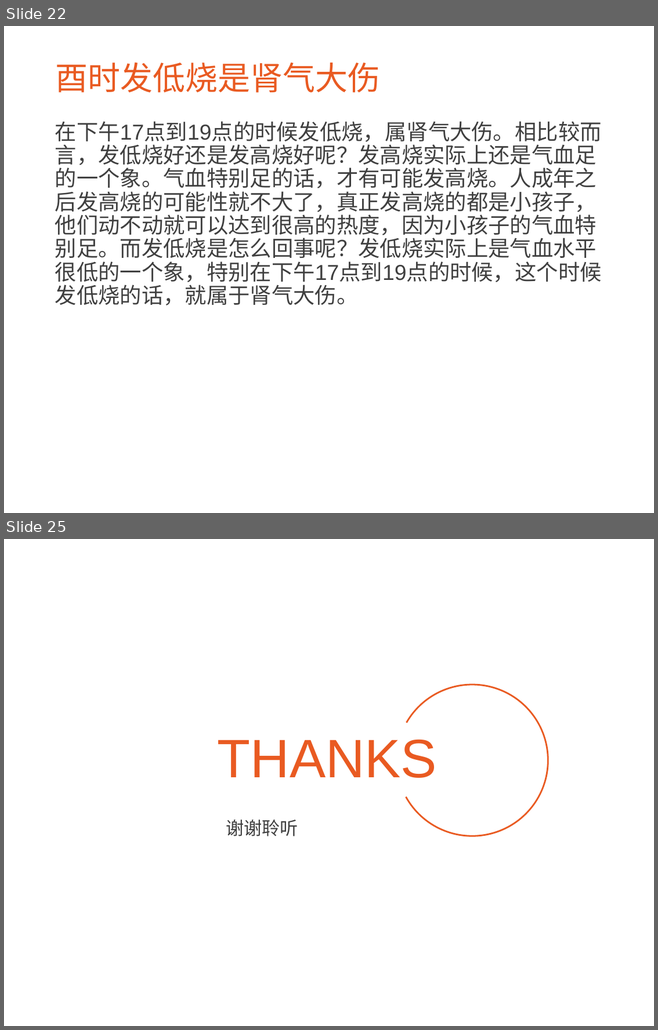
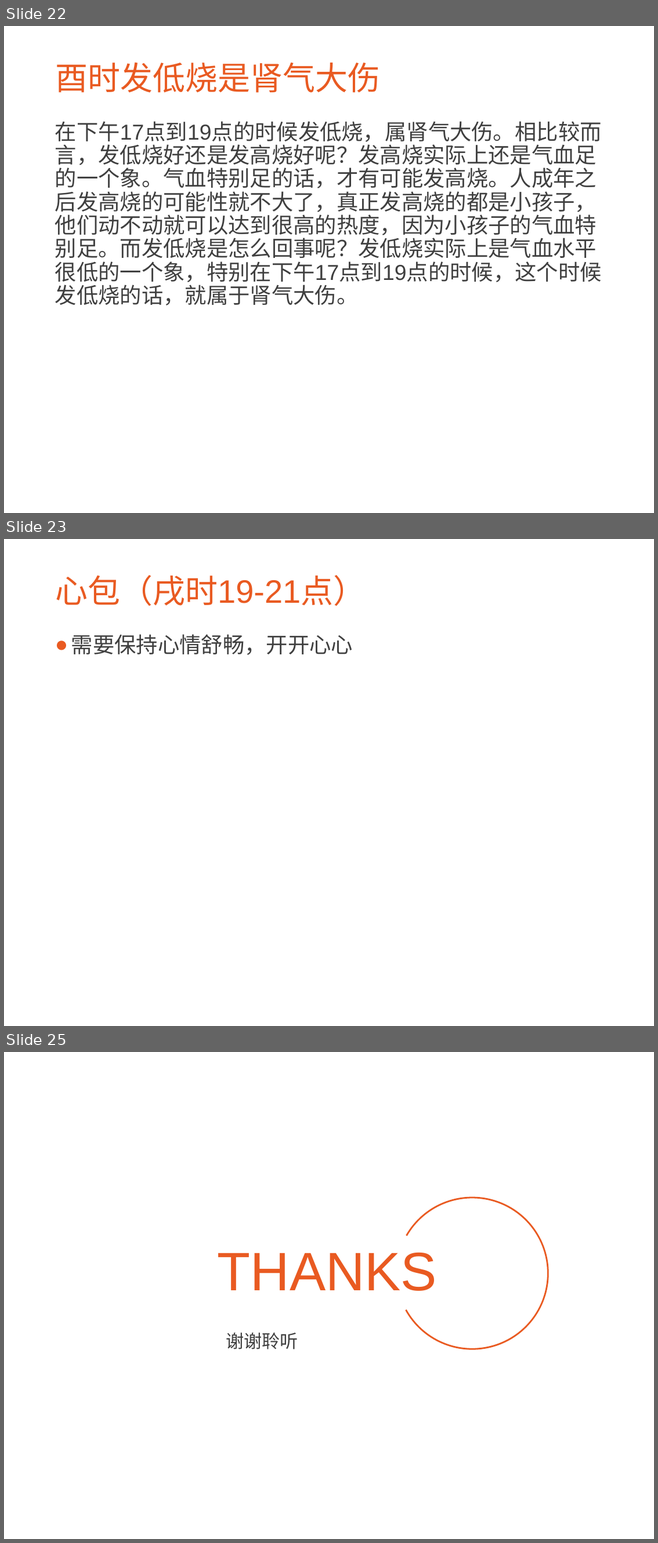
Before and after one commit to CatMan1994/file, a slide deck: 中医与养生分享会/中医与养生.ppt. Shown one above the other, each under a label of ours: slides 22 and 25 before the commit, slides 22, 23 and 25 after it; the slides between them are not shown. The pictures are 658x1030 and 658x1543 pixels, drawn with LibreOffice and Linux fonts; fonts in the diff are those of the drawing; background and template pictures are left out. Boxes give left, top, right and bottom in pixels: in the first picture for what was removed or moved away, otherwise in the second. Text is boxed around its words. In the diff, an @@ line names an element or a change of style, - is before the commit and + after.

```diff
--- a/中医与养生分享会/中医与养生.ppt
+++ b/中医与养生分享会/中医与养生.ppt
@@ slide 23 added at [4, 539, 654, 1026], background picture (left out) @@
@@ title added at [55, 575, 365, 606], 36 pt, text #E95A21 @@
+心包（戌时19-21点）
@@ text added at [71, 634, 353, 655], 24 pt, text #3F3F3F @@
+● 需要保持心情舒畅，开开心心
```
Also in this commit, not shown: 2 slides changed, 5 other slides added, 5 slides removed.
